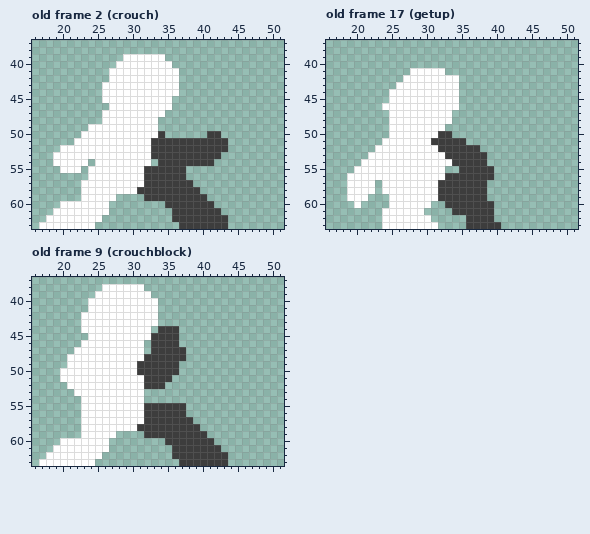
One commit to this pixel-art file: src/Unity/Fighters/Assets/Art/Sprites/Animations/hitandblock.aseprite. Above is the file before it was changed.
64x64 pixels, 21 frames. Shown: old frame 2 (crouch): x 16..51, y 37..63; old frame 17 (getup): x 16..51, y 37..63; old frame 9 (crouchblock): x 16..51, y 37..63. The commit also changed other frames, which this record leaves out.
The result:
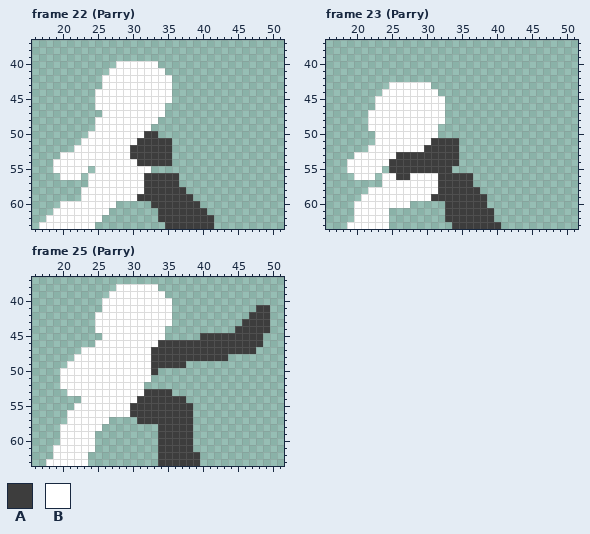
Palette (. is transparent): A #3d3d3d  B #ffffff
A new or re-ordered frame is compared with the old frame closest to it.
Difference:
frames 21 -> 38
Changed rows in their new state; - is an unchanged pixel.
Frame 22 (Parry) is new; against old frame 2 (crouch):
first column x 19:
39 ----------......---------
40 ---------------..--------
41 ----------------..-------
42 -------B---------.-------
43 -----------------.-------
44 ------B----------.-------
45 ------B------------------
46 ------BB--------.--------
48 ------B------------------
49 -----.--------.----------
50 ----.--------AA.------..-
51 ---.--------AA---........
52 -..--------AAA---........
53 .----------AAA---.......-
54 -----B------AAA--......--
55 B---B.-------B.....------
56 -BBB--------------.------
57 ----.-------------..-----
58 ------------B------..----
59 ---------BBBA-------..---
60 --------B-----AA-----..--
61 ---------------AA-----..-
62 ---------------AA------..
63 ----------------AA-----..
Frame 23 (Parry) is new; against old frame 17 (getup):
first column x 19:
41 ---------.....-------
42 --------........-----
43 ------B-----....-----
44 -----B-------...-----
45 ----BB--------..-----
46 ----B---------..-----
47 ---BBB--------.------
48 ---BBB--------.------
49 ---BBB-------.-------
50 ----BB-------..------
51 ----B-----------.----
52 ---B-------AA---...--
53 -BB----AAAAAAA--....-
54 BB----AAAAAAAAA-....-
55 B----.AAAAAAAAA-.....
56 .---.--AA----A----...
57 ....--------------..-
58 ...-B--------------.-
59 ..-BBB------A--------
60 --BBBB---...--------.
61 -BBBB-.....---A------
62 -BBBB-......--AAA----
63 BBBBB-.......--AA----
Frame 25 (Parry) is new; against old frame 9 (crouchblock):
first column x 17:
38 ---------..----BB----------------
39 --------..------BB---------------
40 -------..--------BB--------------
41 -------..--------BB------------AA
42 ------..---------BB-----------AAA
43 ------..---------BB----------AAAA
44 ------..--------BB..--------AAAAA
45 -------..-------BB..---AAAAAAAAA-
46 ------..-------BB---AAAAAAAAAAAA-
47 -----.---------B-----AAAAAAAAAA--
48 ----.----------B-----AAAAAA------
49 --------------BB----A------------
50 --------------BB-...-------------
51 ---------------B...--------------
52 ---B-----------...---------------
53 ----B----------AAAA--------------
54 --------------AAAAAAA------------
55 -----B-------AA------A-----------
56 ----BB-------AA------A-----------
57 ----BB----....A------------------
58 ---BBB---........-----.----------
59 ---BBB--...----..-----..---------
60 --------..-------A----...--------
61 --------..-------AA---....-------
62 -.-----..--------AA----....------
63 .------.---------AAA---....------
Boxes around the changes in both pictures, in picture pixels (x1, y1, x2, y2):
changed: (53, 54, 228, 229)
changed: (347, 68, 494, 229)
changed: (39, 284, 270, 466)
